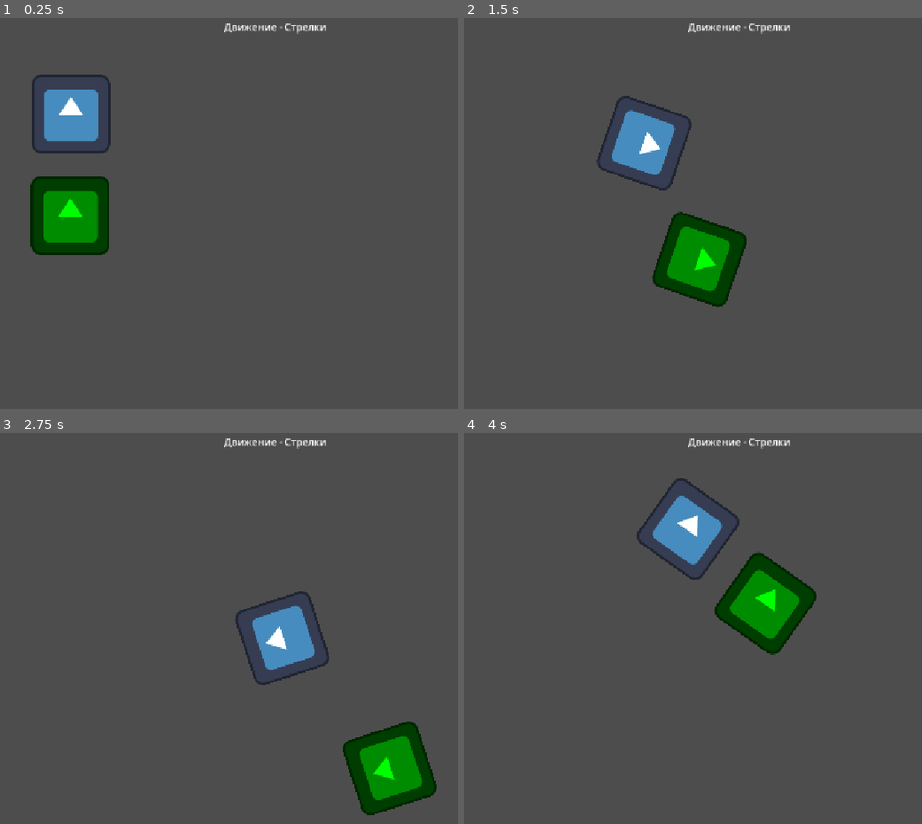
Above: before the commit, frames 1-4 (two rows, left to right).
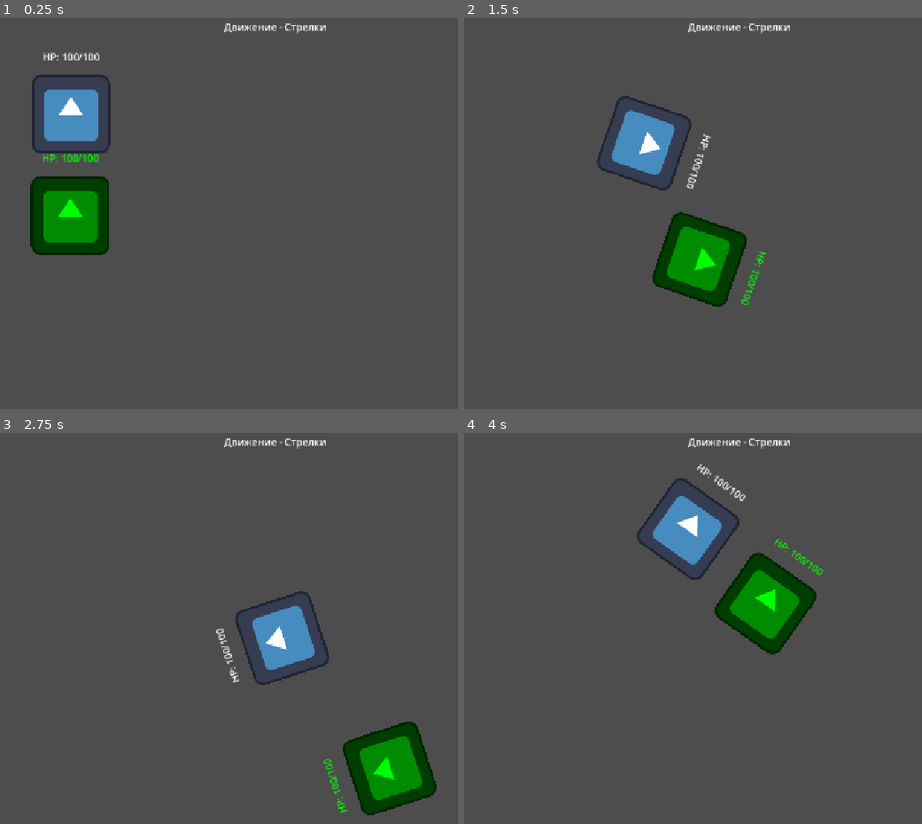
Above: after the commit, the same moments.

Repository: GoloGraFF/godot-lessons
Game: Godot game, scene res://main.tscn
The game is run twice, just before and just after one commit, with the same random seed, the same clock (stepped at 60 frames per second) and the same inputs. The engine's default icon, where the game draws it, is replaced by a stand-in: a white triangle on a blue panel in a dark square.
Inputs:
- Up to frame 1 (0.25 s): no input
- Up to frame 2 (1.5 s): tap Enter at 0.5 s; hold Right (ui_right) 0.53-1.28 s; tap Tab (ui_focus_next) at 0.6, 1.35 s; hold Down (ui_down) from 1.28 s (still down)
- Up to frame 3 (2.75 s): release Down (ui_down) at 2.03 s; hold Right (ui_right) from 2.03 s (still down); tap Tab (ui_focus_next) at 2.1 s
- Up to frame 4 (4 s): release Right (ui_right) at 2.78 s; hold Up (ui_up) 2.78-3.53 s; tap Tab (ui_focus_next) at 2.85, 3.6 s; hold Left (ui_left) from 3.53 s (still down)

The runs differ from the first frame. In frame 1, 0.3% of the frame differs, in the area x 9-22%, y 8-37%; in frame 2, 0.3%; in frame 3, 0.3%; in frame 4, 0.3%.

Commit message:
добавил hero возможность получения урона, лечения и смерти

Diff:
--- a/06. lesson 6/hero.gd
+++ b/06. lesson 6/hero.gd
@@ -5,10 +5,13 @@
 @export var hero_name: String = "Пустое имя"
 @export_range(200.00, 500.00) var speed: float = 200.0
 @export_range(1, 10) var level: int = 1
+@export var damage_point:int = 10
+@export var heal_point:int = 10
 
 var hp: int = MAX_HP
 var gold:int = 0
 var is_alive: bool = true
+
 
 
 var height: float = 648.00
@@ -24,20 +27,30 @@
 
 
 func _process(delta: float) -> void:
-	var moving: bool = false
-	if Input.is_action_pressed("ui_left"):
-		position.x -= speed * delta
-		moving = true
-	if Input.is_action_pressed("ui_right"):
-		position.x += speed * delta
-		moving = true
-	if Input.is_action_pressed("ui_up"):
-		position.y -= speed * delta
-		moving = true
-	if Input.is_action_pressed("ui_down"):
-		position.y += speed * delta
-		moving = true
-	position.x = clamp(position.x, 0+corner, wigth-corner)
-	position.y = clamp(position.y, 0+corner, height-corner)
-	if moving:
-		rotation += 2.0 * delta
+	$HPLabel.text = "HP: " + str(hp) + "/" + str(MAX_HP)
+	if is_alive:
+		var moving: bool = false
+		if Input.is_action_pressed("ui_left"):
+			position.x -= speed * delta
+			moving = true
+		if Input.is_action_pressed("ui_right"):
+			position.x += speed * delta
+			moving = true
+		if Input.is_action_pressed("ui_up"):
+			position.y -= speed * delta
+			moving = true
+		if Input.is_action_pressed("ui_down"):
+			position.y += speed * delta
+			moving = true
+		position.x = clamp(position.x, 0+corner, wigth-corner)
+		position.y = clamp(position.y, 0+corner, height-corner)
+		if moving:
+			rotation += 2.0 * delta
+		if Input.is_action_just_pressed("ui_cancel"):
+			hp -= damage_point
+		if Input.is_action_just_pressed("ui_focus_next"):
+			hp += heal_point
+		hp = clampi(hp, 0, MAX_HP)
+		if hp == 0:
+			is_alive = false
+			print(hero_name, " пал")
--- a/06. lesson 6/hero.tscn
+++ b/06. lesson 6/hero.tscn
@@ -6,3 +6,10 @@
 [node name="Hero" type="Sprite2D" unique_id=1538399988]
 texture = ExtResource("1_p1r5x")
 script = ExtResource("2_u1ipw")
+
+[node name="HPLabel" type="Label" parent="." unique_id=24902590]
+offset_left = -46.0
+offset_top = -105.0
+offset_right = 46.0
+offset_bottom = -82.0
+text = "HP: 100/100"
Not shown, changed: DEVLOG.md
